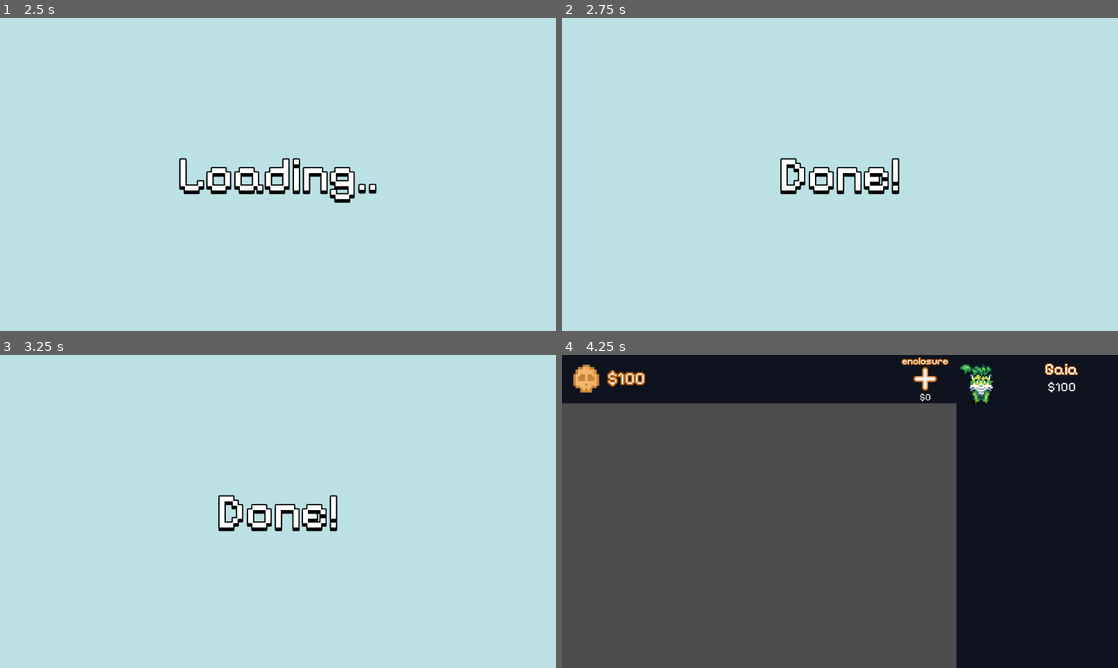
Above: before the commit, frames 1-4 (two rows, left to right).
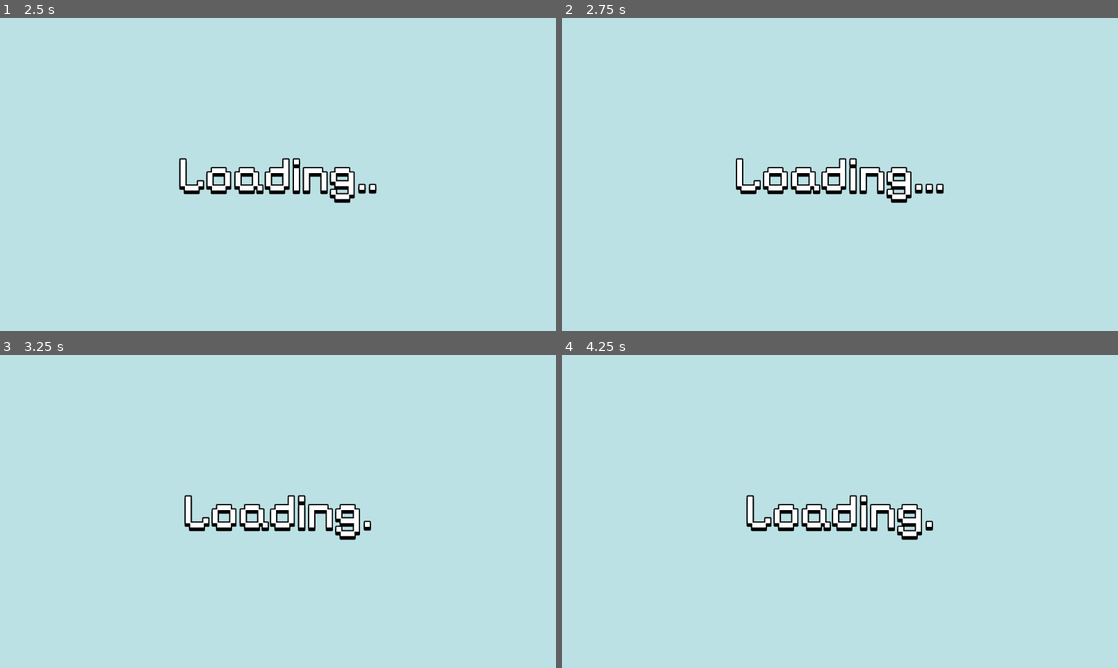
Above: after the commit, the same moments.

Repository: verstraate/monster-daycare
Game: Godot game, scene res://_Scenes/MainMenu/main_menu.tscn
Two runs of this game, one before a commit and one after it. Both use one fixed random seed, a clock stepped at 60 frames per second and the inputs below.
Inputs (mouse positions are in pixels of both pictures, inside the frame that each line leads up to):
- Up to frame 1 (2.5 s): click (278, 174) at 0.5 s; click (478, 43) at 1.25 s, where only the run before the commit has a clickable "Gaia"; click "$0" at 2 s
- Up to frame 2 (2.75 s): no input
- Up to frame 3 (3.25 s): click "$0" at 2.75 s
- Up to frame 4 (4.25 s): click (1040, 380) at 3.5 s, where only the run before the commit has a clickable "Gaia"

Frame 1 is identical in both runs. In frame 2, 2.5% of the frame differs, in the area x 31-69%, y 44-60%; in frame 3, 2.4%; in frame 4, 100%, in the area x 0-100%, y 0-100%.
Error after the commit: Parse Error: Preload file "res://_Scenes/Monster/monster.tscn" does not exist. (res://Scripts/SaveGame.gd:15)

Commit message:
fix: Updated settings to work for mobile debug

Diff:
--- a/_Scenes/Game/game.tscn
+++ b/_Scenes/Game/game.tscn
@@ -17,6 +17,7 @@
 starting_money = "100"
 
 [node name="ProgressionManager" type="Node2D" parent="." groups=["Persist"]]
+process_mode = 3
 script = ExtResource("4_cl16e")
 locked_monsters = Array[ExtResource("4_6a16g")]([ExtResource("5_3ebme"), ExtResource("6_eaye3"), ExtResource("7_yi3ji")])
 
--- a/_Scenes/UI/enclosure_manager.gd
+++ b/_Scenes/UI/enclosure_manager.gd
@@ -51,6 +51,9 @@
 		swiping = false
 
 func setup_enclosures_from_save() -> void:
+	if len(enclosures) == 0:
+		return
+
 	for enclosure in enclosures:
 		enclosure.setup_enclosure(null, true)
 
Renamed: _Scenes/Enclosure/Enclosure.tscn -> _Scenes/Enclosure/losure.tscn
Renamed: _Scenes/Monster/Monster.tscn -> _Scenes/Monster/mon.tscn
Not shown, changed: export_presets.cfg
